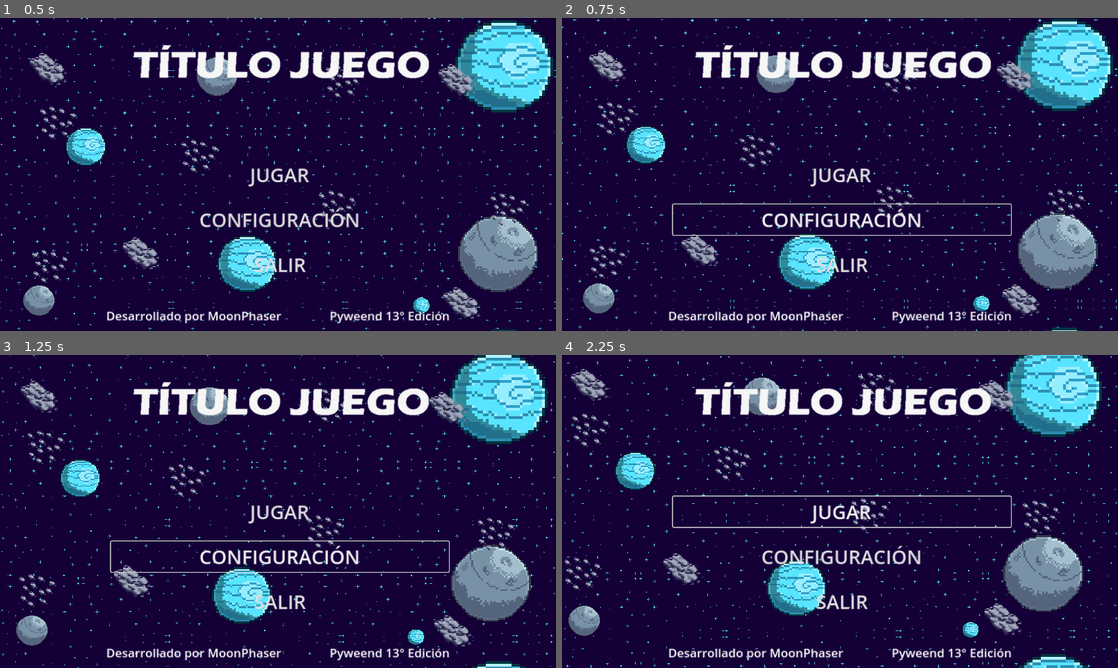
Above: before the commit, frames 1-4 (two rows, left to right).
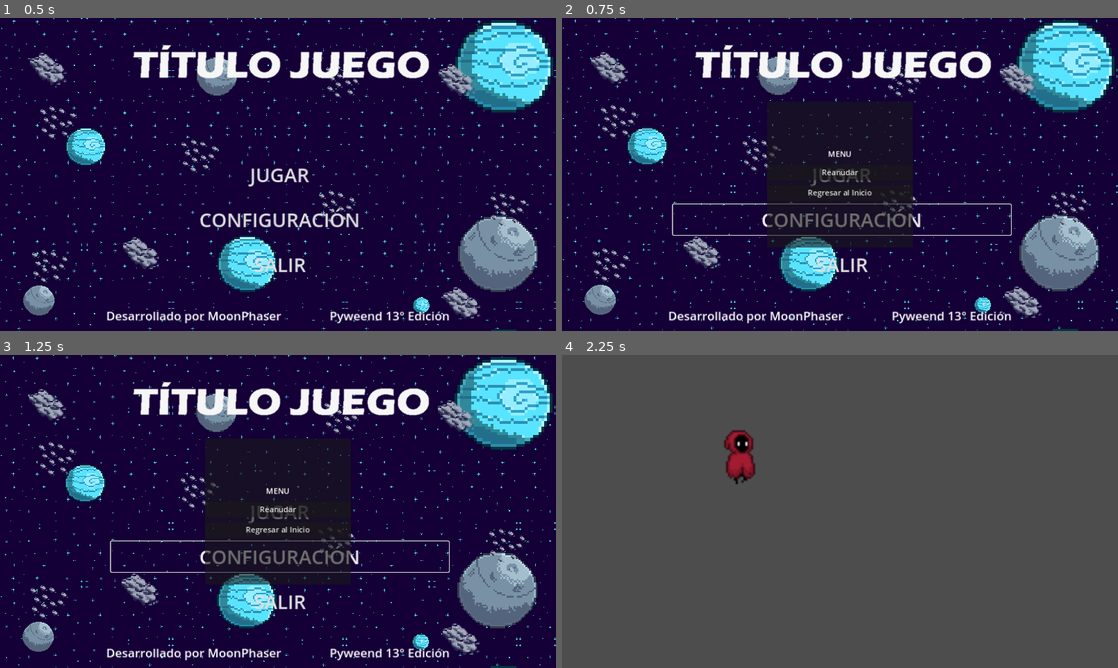
Above: after the commit, the same moments.

Repository: MrJJ86/Game_Pyweekend
Game: Godot game, scene res://scenes/game_manager.tscn
The game is run twice, just before and just after one commit, with the same random seed, the same clock (stepped at 60 frames per second) and the same inputs. Before the commit the project starts from res://scenes/menu/start_menu.tscn.
Inputs (mouse positions are in pixels of both pictures, inside the frame that each line leads up to):
- Up to frame 1 (0.5 s): no input
- Up to frame 2 (0.75 s): click "CONFIGURACIÓN" at 0.5 s
- Up to frame 3 (1.25 s): no input
- Up to frame 4 (2.25 s): click (840, 508) at 1.25 s, where only the run after the commit has a clickable "Reanudar"; click "JUGAR" at 2 s

Frame 1 is identical in both runs. In frame 2, 11% of the frame differs, in the area x 0-100%, y 0-100%; in frame 3, 16%; in frame 4, 99%.

Commit message:
Cambio de pantallas y menu de pausa

Diff:
--- a/project.godot
+++ b/project.godot
@@ -11,7 +11,7 @@
 [application]
 
 config/name="Game_Pyweekend"
-run/main_scene="res://scenes/menu/start_menu.tscn"
+run/main_scene="res://scenes/game_manager.tscn"
 config/features=PackedStringArray("4.1", "Mobile")
 config/icon="res://icon.svg"
 
--- /dev/null
+++ b/scenes/game_manager.tscn
@@ -0,0 +1,23 @@
+[gd_scene load_steps=5 format=3 uid="uid://bm3qqk33s27qw"]
+
+[ext_resource type="PackedScene" uid="uid://bo85q5ha0i5ca" path="res://scenes/menu/start_menu.tscn" id="1_ivxrq"]
+[ext_resource type="Script" path="res://scripts/game_manager.gd" id="1_n8xbq"]
+[ext_resource type="PackedScene" uid="uid://b0wkt8wolqur0" path="res://scenes/menu/pause_menu.tscn" id="2_j7yvs"]
+[ext_resource type="PackedScene" uid="uid://duptw8gg1fkvr" path="res://scenes/levels/level_01/level_01.tscn" id="3_2re4r"]
+
+[node name="Game_manager" type="Node"]
+script = ExtResource("1_n8xbq")
+
+[node name="level_01" parent="." node_paths=PackedStringArray("menu") instance=ExtResource("3_2re4r")]
+menu = NodePath("../CanvasLayer/start_menu")
+
+[node name="CanvasLayer" type="CanvasLayer" parent="."]
+process_mode = 3
+
+[node name="start_menu" parent="CanvasLayer" node_paths=PackedStringArray("game_manager") instance=ExtResource("1_ivxrq")]
+process_mode = 1
+game_manager = NodePath("../..")
+
+[node name="pause_menu" parent="CanvasLayer" node_paths=PackedStringArray("game_manager") instance=ExtResource("2_j7yvs")]
+process_mode = 2
+game_manager = NodePath("../..")
--- /dev/null
+++ b/scenes/levels/level_01/level_01.tscn
@@ -0,0 +1,49 @@
+[gd_scene load_steps=8 format=3 uid="uid://duptw8gg1fkvr"]
+
+[ext_resource type="Texture2D" uid="uid://coi0sglje2kko" path="res://assets/sprites/entities/player/Player_spritesheet.png" id="1_d3o6d"]
+[ext_resource type="Script" path="res://scripts/levels/level_01.gd" id="1_rp4ey"]
+
+[sub_resource type="AtlasTexture" id="AtlasTexture_a6o6f"]
+atlas = ExtResource("1_d3o6d")
+region = Rect2(0, 64, 32, 32)
+
+[sub_resource type="AtlasTexture" id="AtlasTexture_rvloq"]
+atlas = ExtResource("1_d3o6d")
+region = Rect2(32, 64, 32, 32)
+
+[sub_resource type="AtlasTexture" id="AtlasTexture_j4ilv"]
+atlas = ExtResource("1_d3o6d")
+region = Rect2(64, 64, 32, 32)
+
+[sub_resource type="AtlasTexture" id="AtlasTexture_rke4d"]
+atlas = ExtResource("1_d3o6d")
+region = Rect2(96, 64, 32, 32)
+
+[sub_resource type="SpriteFrames" id="SpriteFrames_i4207"]
+animations = [{
+"frames": [{
+"duration": 1.0,
+"texture": SubResource("AtlasTexture_a6o6f")
+}, {
+"duration": 1.0,
+"texture": SubResource("AtlasTexture_rvloq")
+}, {
+"duration": 1.0,
+"texture": SubResource("AtlasTexture_j4ilv")
+}, {
+"duration": 1.0,
+"texture": SubResource("AtlasTexture_rke4d")
+}],
+"loop": true,
+"name": &"default",
+"speed": 5.0
+}]
+
+[node name="level_01" type="Node2D"]
+scale = Vector2(4, 4)
+script = ExtResource("1_rp4ey")
+
+[node name="AnimatedSprite2D" type="AnimatedSprite2D" parent="."]
+position = Vector2(93, 51)
+sprite_frames = SubResource("SpriteFrames_i4207")
+autoplay = "default"
--- /dev/null
+++ b/scenes/menu/pause_menu.tscn
@@ -0,0 +1,54 @@
+[gd_scene load_steps=2 format=3 uid="uid://b0wkt8wolqur0"]
+
+[ext_resource type="Script" path="res://scripts/menu/pause_menu.gd" id="1_yxca8"]
+
+[node name="pause_menu" type="Control"]
+layout_mode = 3
+anchors_preset = 15
+anchor_right = 1.0
+anchor_bottom = 1.0
+grow_horizontal = 2
+grow_vertical = 2
+script = ExtResource("1_yxca8")
+
+[node name="Panel" type="Panel" parent="."]
+layout_mode = 1
+anchors_preset = 8
+anchor_left = 0.5
+anchor_top = 0.5
+anchor_right = 0.5
+anchor_bottom = 0.5
+offset_left = -151.0
+offset_top = -151.0
+offset_right = 151.0
+offset_bottom = 151.0
+grow_horizontal = 2
+grow_vertical = 2
+
+[node name="VBoxContainer" type="VBoxContainer" parent="Panel"]
+layout_mode = 1
+anchors_preset = 15
+anchor_right = 1.0
+anchor_bottom = 1.0
+grow_horizontal = 2
+grow_vertical = 2
+theme_override_constants/separation = 10
+alignment = 1
+
+[node name="Label" type="Label" parent="Panel/VBoxContainer"]
+layout_mode = 2
+text = "Menu"
+horizontal_alignment = 1
+vertical_alignment = 1
+uppercase = true
+
+[node name="bt_reanudar" type="Button" parent="Panel/VBoxContainer"]
+layout_mode = 2
+text = "Reanudar"
+
+[node name="bt_regresar" type="Button" parent="Panel/VBoxContainer"]
+layout_mode = 2
+text = "Regresar al Inicio"
+
+[connection signal="pressed" from="Panel/VBoxContainer/bt_reanudar" to="." method="_on_bt_reanudar_pressed"]
+[connection signal="pressed" from="Panel/VBoxContainer/bt_regresar" to="." method="_on_bt_regresar_pressed"]
--- /dev/null
+++ b/scripts/game_manager.gd
@@ -0,0 +1,18 @@
+extends Node
+
+class_name GameManager
+
+signal toggle_game_paused(is_paused: bool)
+
+var game_paused: bool = false:
+	get:
+		return game_paused
+	set(value):
+		game_paused = value
+		emit_signal("toggle_game_paused", game_paused)
+		get_tree().paused = game_paused
+
+
+func _input(event: InputEvent):
+	if (event.is_action_pressed("ui_cancel")):
+		game_paused = !game_paused
--- /dev/null
+++ b/scripts/levels/level_01.gd
@@ -0,0 +1,19 @@
+extends Node2D
+
+@export var menu: Menu
+
+# Called when the node enters the scene tree for the first time.
+func _ready():
+	hide()
+	menu.connect("change_scene", _on_change_scene)
+
+# Called every frame. 'delta' is the elapsed time since the previous frame.
+func _process(delta):
+	pass
+
+
+func _on_change_scene(is_change: bool):
+	if is_change:
+		show()
+	else:
+		hide()
--- /dev/null
+++ b/scripts/menu/pause_menu.gd
@@ -0,0 +1,32 @@
+extends Control
+
+class_name PauseMenu
+
+@export var game_manager: GameManager
+
+# Called when the node enters the scene tree for the first time.
+func _ready():
+	hide()
+	game_manager.connect("toggle_game_paused", _on_game_manager_game_paused)
+
+
+# Called every frame. 'delta' is the elapsed time since the previous frame.
+func _process(delta):
+	pass
+
+
+func _on_game_manager_game_paused(is_paused: bool):
+	if (is_paused):
+		show()
+	else:
+		hide()
+
+
+func _on_bt_reanudar_pressed():
+	game_manager.game_paused = false
+
+
+
+func _on_bt_regresar_pressed():
+	game_manager.game_paused = false
+	get_tree().change_scene_to_file("res://scenes/game_manager.tscn")
--- a/scripts/menu/start_menu.gd
+++ b/scripts/menu/start_menu.gd
@@ -1,10 +1,20 @@
 extends Control
 
-var GLOBAL = "res://scripts/GLOBAL.gd"
+class_name Menu
+@export var game_manager: GameManager
 
+
+var scene: bool = false:
+	get:
+		return scene
+	set(value):
+		scene = value
+		emit_signal("change_scene", scene)
+
+signal change_scene(is_change: bool)
 # Called when the node enters the scene tree for the first time.
 func _ready():
-	pass # Replace with function body.
+	game_manager.connect("toggle_game_paused", _on_bt_settings_pressed)
 
 
 # Called every frame. 'delta' is the elapsed time since the previous frame.
@@ -17,8 +27,10 @@
 
 
 func _on_bt_settings_pressed():
-	get_tree().change_scene_to_file("res://scenes/menu/settings.tscn")
+	game_manager.game_paused = true
 
 
 func _on_bt_start_pressed():
-	pass # Replace with function body.
+	hide()
+	$bg_menu.hide()
+	scene = true
Binary file added: assets/sprites/entities/player/Player_spritesheet.png
Not shown, added: assets/sprites/entities/player/Player_spritesheet.png.import
Not shown, added: scenes/menu/sta756B.tmp
Not shown, added: scenes/menu/staBD63.tmp
